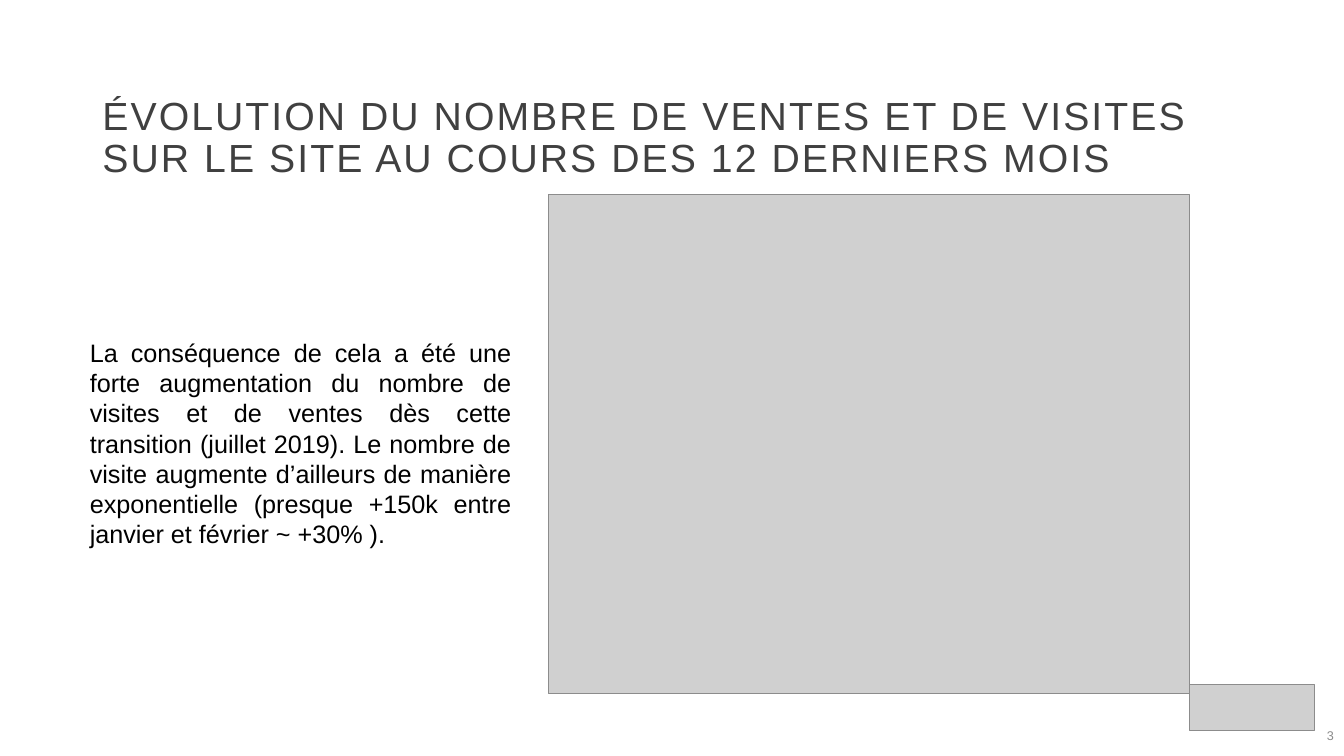
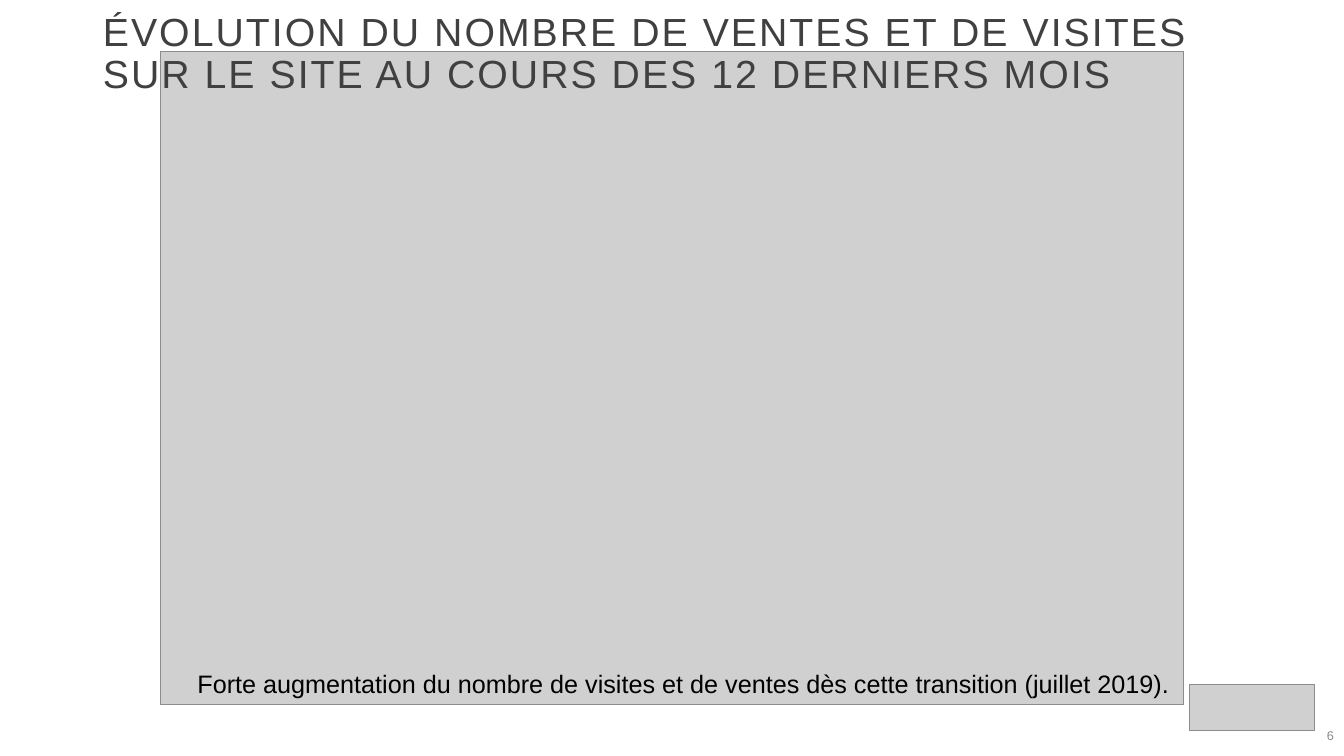
Before and after one commit to ziedbelhocine/Cours-OC, a slide deck: slide 6 of Data_Analyst/Projet_2/rapport mensuel des actions marketing.pptx (slide 3 before the commit). Drawn at 1344x756 pixels with LibreOffice and Linux fonts; fonts in the diff are those of the drawing; grey boxes stand for pictures; background and template pictures are left out. Boxes give left, top, right and bottom in pixels: in the first picture for what was removed or moved away, otherwise in the second. Text is boxed around its words. In the diff, an @@ line names an element or a change of style, - is before the commit and + after.

```diff
--- a/Data_Analyst/Projet_2/rapport mensuel des actions marketing.pptx
+++ b/Data_Analyst/Projet_2/rapport mensuel des actions marketing.pptx
@@ title "ÉVOLUTION DU NOMBRE DE VENTES ..." rewrapped from [102,99,1185,173] to [103,15,1186,96] @@
@@ picture: place and size @@
-picture at [548,195,1190,694]
+picture at [160,51,1185,705]
@@ text at [197,674,1168,699]: text changed @@
-La conséquence de cela a été une forte augmentation du nombre de visites et de ventes dès cette transition (juillet 2019). Le nombre de visite augmente d’ailleurs de manière exponentielle (presque +150k entre janvier et février ~ +30% ).
+Forte augmentation du nombre de visites et de ventes dès cette transition (juillet 2019).
@@ page number at [1327,731,1334,740]: text changed @@
-3
+6
```
Also in this commit, not shown: 4 other slides changed, 13 other files.
